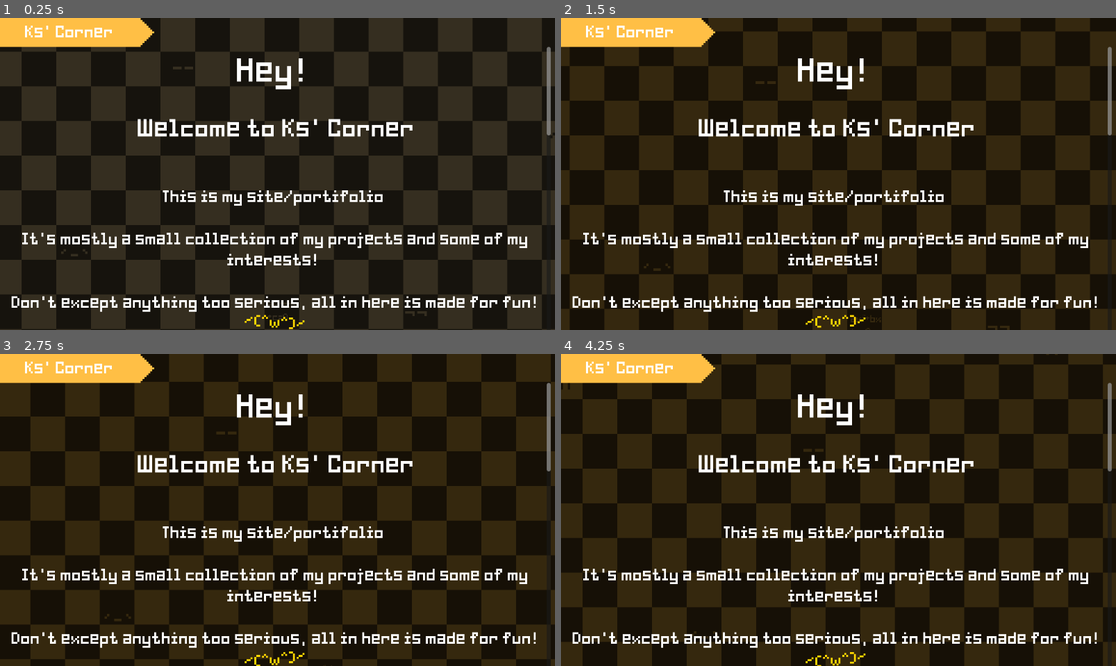
Above: before the commit, frames 1-4 (two rows, left to right).
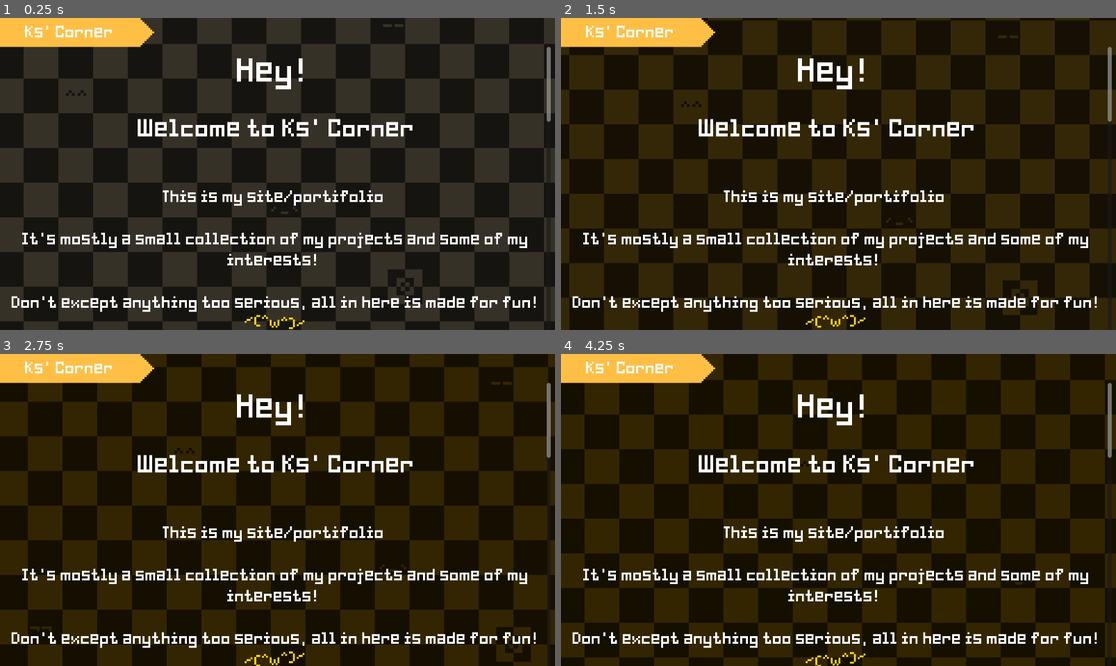
Above: after the commit, the same moments.

Repository: Ks-Marbs/ks-corner
Game: Godot game, scene res://main.tscn
The game is run twice, just before and just after one commit, with the same random seed, the same clock (stepped at 60 frames per second) and the same inputs.
Inputs (mouse positions are in pixels of both pictures, inside the frame that each line leads up to):
- Up to frame 1 (0.25 s): no input
- Up to frame 2 (1.5 s): tap Enter at 0.5 s; move the mouse to (838, 189) at 0.52 s; hold Right 0.53-1.28 s; click (838, 189) at 0.6 s; move the mouse to (727, 189) at 1.27 s; hold Down from 1.28 s (still down); tap Alt at 1.35 s; click (727, 189) at 1.42 s
- Up to frame 3 (2.75 s): move the mouse to (333, 441) at 2.02 s; release Down at 2.03 s; hold Right from 2.03 s (still down); tap Shift at 2.1 s; click (333, 441) at 2.17 s
- Up to frame 4 (4.25 s): move the mouse to (810, 572) at 2.77 s; release Right at 2.78 s; hold Up 2.78-3.53 s; click (810, 572) at 2.85 s; move the mouse to (1005, 556) at 3.52 s; hold Left from 3.53 s (still down); tap Alt at 3.6 s; click (1005, 556) at 3.67 s

The runs differ from the first frame. In frame 1, 65% of the frame differs, in the area x 0-100%, y 0-100%; in frame 2, 27%; in frame 3, 49%; in frame 4, 49%.

Commit message:
hopefully last one :]

Diff:
--- a/bap.gd
+++ b/bap.gd
@@ -25,7 +25,7 @@
 		size = Vector2(320*Global.wa[0],60)
 	else:
 		scale = Vector2.ONE * 4
-		size = Vector2(get_window().size[0]/4-36,60)
+		size = Vector2(get_window().size[0]/4-int(str(self.name)[0])-60,60)
 		$RichTextLabel.scale = Vector2(4,4)
 		$RichTextLabel.position = Vector2(size[0]/2-90,0)
 	if mouse_on and Input.is_action_just_pressed("click"):
--- a/bop.gd
+++ b/bop.gd
@@ -55,7 +55,7 @@
 
 	else:
 		scale = Vector2.ONE * 4
-		size = Vector2(get_window().size[0]/4-int(str(self.name)[0])*60,60)
+		size = Vector2(get_window().size[0]/4-int(str(self.name)[0])*30-60,60)
 		if Global.woosh:
 			position += (Vector2(0,int(str(self.name)[0]))*240 - position)/15.0
 		else:
--- a/global.gd
+++ b/global.gd
@@ -17,14 +17,14 @@
 
 
 About me:
-This is test N15
+
 My name is Ks! Well, my internet name is Ks
 
-I'm currently 17, was born and live in Brazil, and am fluent in both Portuguese and English.
+I'm currently 17, was born and live in [url=1b]Brazil[/url], and am fluent in both Portuguese and English.
 
 I always wanted to show people some of my interests and projects and kewl stuff that may come, so I made this website, without knowing a single bit of HTML.
 
-If you like any of the following: M4th, Programming, Colors, Linguistics, Boops;
+If you like any of the following: M4th, Programming, Colors, Linguistics, [url=1a]Boops[/url];
 
 This is a place for you! If you don't, you are still welcome!
 
@@ -39,6 +39,16 @@
 Favourite animal: Dogz
 Current favourite song: [url=https://www.youtube.com/watch?v=GaqDu16Rfe4&list=RDGaqDu16Rfe4]Mirror[/url]
 [/ul][/left]
+
+Contact me:
+[table=7,center,center]
+[cell][url=https://github.com/Ks-Marbs]Github[/url][/cell][cell]          [/cell][cell][url=https://www.youtube.com/@KsMarbles]Youtube[/url][/cell][cell]          [/cell][cell][url=https://discord.com/users/925792681647566898]Discord[/url][/cell][cell]          [/cell][cell][url=mailto:nykolask11@gmail.com]E-mail[/url][/cell]
+[cell][img=top,left,width=64em]res://images/gh.png[/img][/cell][cell]          [/cell][cell][img=top,left,width=64em]res://images/yt.png[/img][/cell][cell]          [/cell][cell][img=top,left,width=64em]res://images/dc.png[/img][/cell][cell]          [/cell][cell][img=top,left,width=64em]res://images/ml.png[/img][/cell]
+[/table]
+
+
+
+
 ",
 "[i]Games[/i]
 
@@ -78,7 +88,7 @@
 [/cell]
 [cell]  [/cell]
 [cell]
-[img=top,left,width=256emxheight=256em]res://images/rs.png[/img]
+[img=top,left,width=256emxheight=256em]res://images/LH.png[/img]
 [/cell]
 [/table]
 
--- a/main.tscn
+++ b/main.tscn
@@ -4,6 +4,8 @@
 [ext_resource type="Theme" uid="uid://b5dxjrg5nt1f4" path="res://images/something.tres" id="2_0xm2m"]
 [ext_resource type="Script" uid="uid://bd4h3837krbv7" path="res://bap.gd" id="2_lquwl"]
 [ext_resource type="Script" uid="uid://cs1gkxm2k086t" path="res://bop.gd" id="3_1bvp3"]
+[ext_resource type="AudioStream" uid="uid://clpdyri0hur85" path="res://images/pt2.mp3" id="3_4c57u"]
+[ext_resource type="Texture2D" uid="uid://da7k5bihcmyix" path="res://images/boop.png" id="3_kek77"]
 [ext_resource type="Script" uid="uid://cb4i32ui7wvql" path="res://boop.gd" id="5_272bh"]
 [ext_resource type="Script" uid="uid://hn88cim1pmu2" path="res://text.gd" id="6_7mycd"]
 [ext_resource type="Texture2D" uid="uid://bk1p37dbbiy66" path="res://images/bg.png" id="7_5vw27"]
@@ -28,6 +30,18 @@
 visible_characters_behavior = 1
 script = ExtResource("6_7mycd")
 
+[node name="audio" type="AudioStreamPlayer" parent="text" unique_id=338010590]
+stream = ExtResource("3_4c57u")
+volume_db = 5.473
+
+[node name="1boop" type="TextureRect" parent="text" unique_id=1758827801]
+layout_mode = 0
+offset_left = 144.0
+offset_top = -724.0
+offset_right = 369.0
+offset_bottom = -499.0
+texture = ExtResource("3_kek77")
+
 [node name="a" type="RichTextLabel" parent="text" unique_id=1170230092]
 layout_mode = 0
 offset_right = 40.0
@@ -178,10 +192,10 @@
 
 [node name="TextureRect" type="TextureRect" parent="." unique_id=69623348]
 z_index = -260
-offset_left = -756.0
-offset_top = -3104.0
-offset_right = 12483.0
-offset_bottom = 4765.0
+offset_left = -334.0
+offset_top = -310.0
+offset_right = 25516.0
+offset_bottom = 23435.0
 mouse_filter = 2
 texture = ExtResource("7_5vw27")
 stretch_mode = 1
--- a/text.gd
+++ b/text.gd
@@ -1,6 +1,6 @@
 extends RichTextLabel
 var speed := 1
-
+var k:= 0.0
 # Called when the node enters the scene tree for the first time.
 func _ready() -> void:
 	pass # Replace with function body.
@@ -8,6 +8,9 @@
 
 # Called every frame. 'delta' is the elapsed time since the previous frame.
 func _process(delta: float) -> void:
+	if k > -0.2:
+		$"1boop".modulate = Color(1,1,1,k)
+		k += (-0.2-k)/10
 	text = Global.text[Global.lang][Global.page]
 
 	if !(OS.has_feature("web_android") or OS.has_feature("web_ios")):
@@ -21,5 +24,13 @@
 
 
 func _on_meta_clicked(meta: Variant) -> void:
-	OS.shell_open(str(meta))
+	if str(meta)[0] == "1":
+		match str(meta):
+			"1a":
+				$"1boop".position = get_local_mouse_position()-Vector2(120,120)
+				k = 0.8
+			"1b":
+				$audio.stream = load("res://images/pt"+str(randi_range(1,4))+".mp3")
+				$audio.play()
+	else :OS.shell_open(str(meta))
 	pass # Replace with function body.
--- a/texture_rect.gd
+++ b/texture_rect.gd
@@ -8,15 +8,16 @@
 
 # Called every frame. 'delta' is the elapsed time since the previous frame.
 func _process(delta: float) -> void:
-	position += Vector2(3,2)/5
-	if position[0] > -700: position -= Vector2(3,2)*1440
+	position += Vector2(15,3)/10
+	if position[0] > -100: position -= Vector2(9,0)*1440
+	if position[1] > -100: position -= Vector2(0,9)*1440
 	match Global.page:
 		0:
-			modulate += (Color(1.0, 0.749, 0.271)-modulate)/20
+			modulate += (Color(0.97, 0.695, 0.0, 1.0)-modulate)/50
 		1:
-			modulate += (Color(0.894, 0.239, 1.0)-modulate)/20
+			modulate += (Color(0.887, 0.15, 1.0, 1.0)-modulate)/50
 		2:
-			modulate += (Color(1.0, 0.0, 0.533)-modulate)/20
+			modulate += (Color(1.0, 0.0, 0.533)-modulate)/50
 		3:
-			modulate += (Color(0.451, 0.0, 0.769)-modulate)/20
+			modulate += (Color(0.333, 0.0, 0.57, 1.0)-modulate)/50
 	pass
Not shown, changed: export_presets.cfg
Binary file added: images/LH.png
Not shown, added: images/LH.png.import
Binary file changed: images/bg.png
Binary file added: images/boop.png
Not shown, added: images/boop.png.import
Binary file added: images/dc.png
Not shown, added: images/dc.png.import
Binary file added: images/gh.png
Not shown, added: images/gh.png.import
Binary file added: images/ml.png
Not shown, added: images/ml.png.import
(and 17 more such lines)
